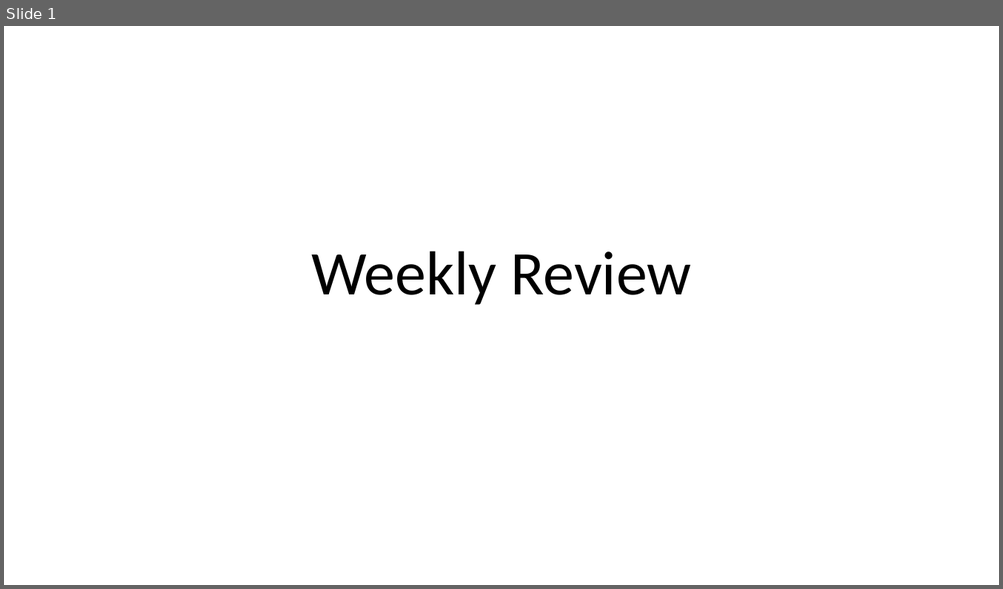
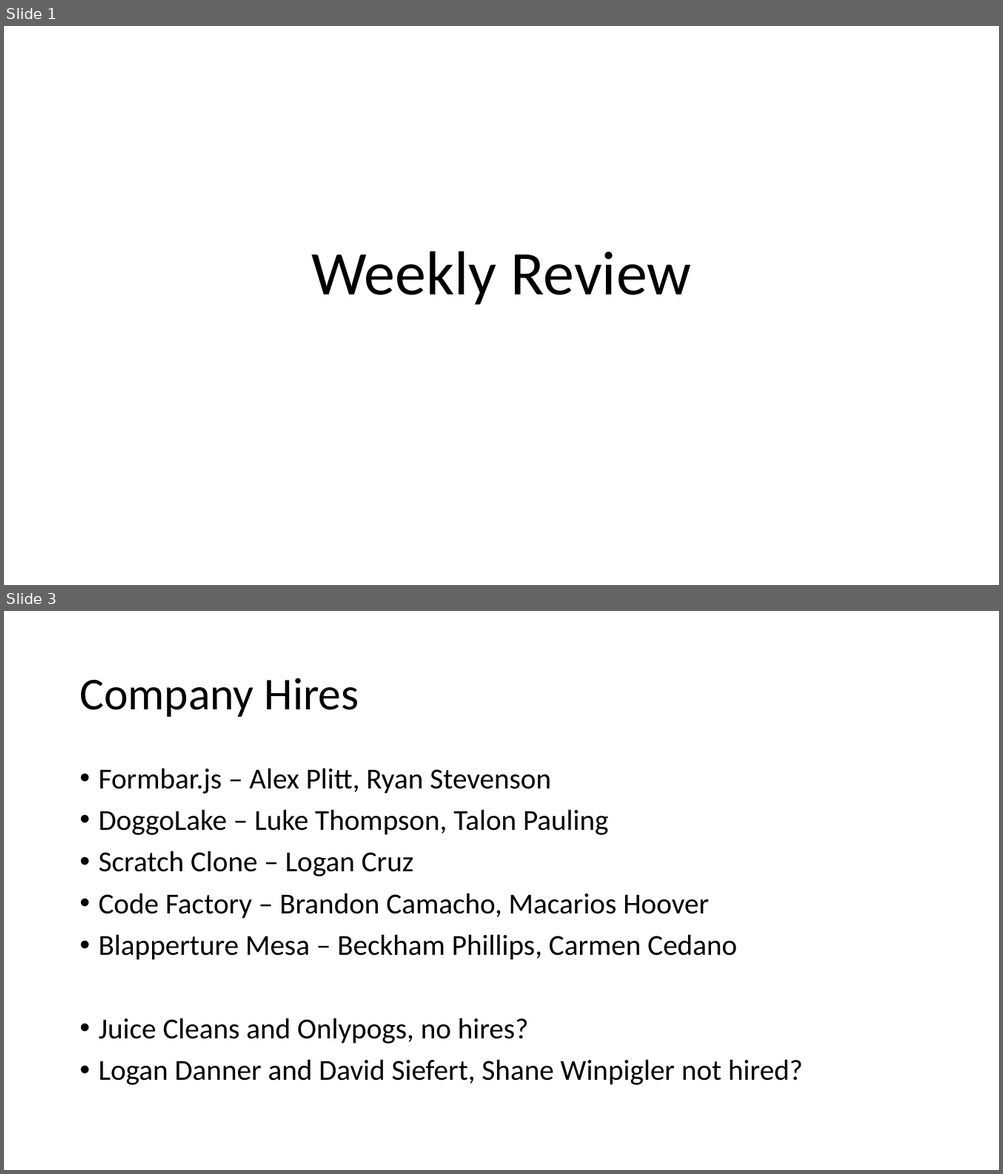
Before and after one commit to parke2023059/docpacs2223, a slide deck: docpac_32270423/Weekly Review.pptx. Shown one above the other, each under a label of ours: slide 1 before the commit, slides 1 and 3 after it; the slides between them are not shown. The pictures are 1003x589 and 1003x1174 pixels, drawn with LibreOffice and Linux fonts; fonts in the diff are those of the drawing. Boxes give left, top, right and bottom in pixels: in the first picture for what was removed or moved away, otherwise in the second. Text is boxed around its words. In the diff, an @@ line names an element or a change of style, - is before the commit and + after.

```diff
--- a/docpac_32270423/Weekly Review.pptx
+++ b/docpac_32270423/Weekly Review.pptx
@@ slide 3 added at (4, 611, 999, 1170), background #FFFFFF @@
@@ title added at (79, 678, 359, 717), 44 pt, text #000000 @@
+Company Hires
@@ text added at (99, 768, 802, 1085), 28 pt, text #000000 @@
+• Formbar.js – Alex Plitt, Ryan Stevenson
+• DoggoLake – Luke Thompson, Talon Pauling
+• Scratch Clone – Logan Cruz
+• Code Factory – Brandon Camacho, Macarios Hoover
+• Blapperture Mesa – Beckham Phillips, Carmen Cedano
+• Juice Cleans and Onlypogs, no hires?
+• Logan Danner and David Siefert, Shane Winpigler not hired?
```
Also in this commit, not shown: 2 slides changed, 2 other slides added, 2 slides removed, 3 other files.
